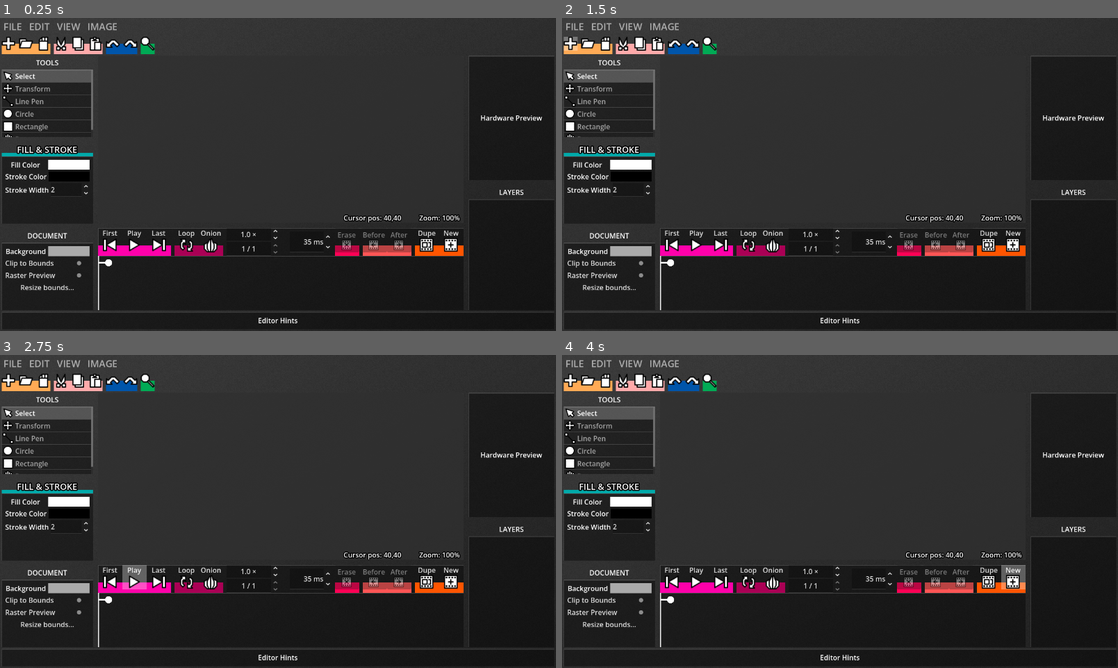
Above: before the commit, frames 1-4 (two rows, left to right).
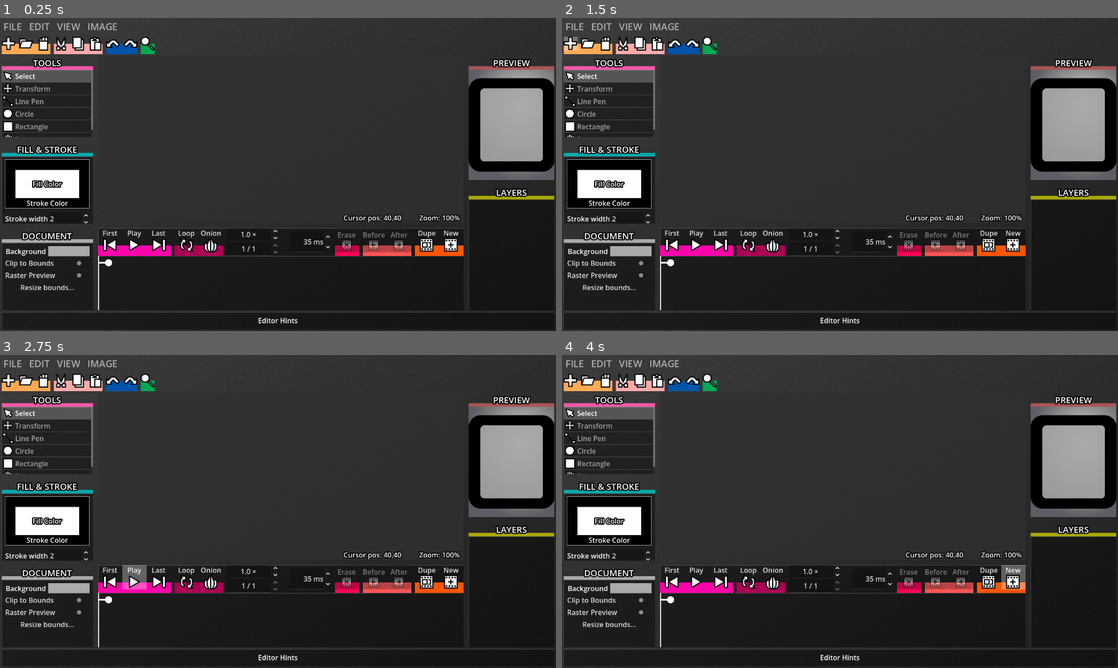
Above: after the commit, the same moments.

Repository: erlog135/Ripple
Game: Godot game, scene res://scenes/Editor.tscn
The game is run twice, just before and just after one commit, with the same random seed, the same clock (stepped at 60 frames per second) and the same inputs.
Inputs (mouse positions are in pixels of both pictures, inside the frame that each line leads up to):
- Up to frame 1 (0.25 s): no input
- Up to frame 2 (1.5 s): click (573, 43) at 0.5 s; click (573, 43) at 1.25 s
- Up to frame 3 (2.75 s): click "Play" at 2 s
- Up to frame 4 (4 s): click "Play" at 2.75 s; click "New" at 3.5 s

The runs differ from the first frame. In frame 1, 8.2% of the frame differs, in the area x 0-100%, y 12-72%; in frame 2, 8.2%; in frame 3, 8.2%; in frame 4, 8.2%.

Commit message:
theme-mageddon

Diff:
--- a/scenes/Editor.tscn
+++ b/scenes/Editor.tscn
@@ -11,6 +11,7 @@
 [ext_resource type="PackedScene" uid="uid://dwex3u1hmrm4m" path="res://scenes/interface/aux_windows/LayerWindow.tscn" id="4_u6trk"]
 [ext_resource type="PackedScene" uid="uid://bsuhmppbhkr2x" path="res://scenes/interface/aux_windows/AnimatorWindow.tscn" id="5_wa12f"]
 [ext_resource type="Script" uid="uid://duv2cdubi3vdb" path="res://scenes/accent_color_rect.gd" id="10_5x8yu"]
+[ext_resource type="PackedScene" uid="uid://gyavlbbasx5h" path="res://scenes/interface/aux_windows/PreviewWindow.tscn" id="11_wumwc"]
 
 [sub_resource type="Gradient" id="Gradient_wfgtv"]
 colors = PackedColorArray(0.12591085, 0.12591085, 0.12591082, 1, 0.25323758, 0.25323758, 0.25323758, 1)
@@ -142,24 +143,15 @@
 clip_contents = true
 layout_mode = 2
 
-[node name="Preview" type="Panel" parent="MarginContainer/VBoxContainer/BusyArea/Panels/RightPanel" unique_id=598848381]
-custom_minimum_size = Vector2(0, 40)
+[node name="PreviewWindow" parent="MarginContainer/VBoxContainer/BusyArea/Panels/RightPanel" unique_id=951970215 instance=ExtResource("11_wumwc")]
+clip_contents = true
+custom_minimum_size = Vector2(0, 32)
 layout_mode = 2
 size_flags_vertical = 3
 
-[node name="Label" type="Label" parent="MarginContainer/VBoxContainer/BusyArea/Panels/RightPanel/Preview" unique_id=1842980290]
-layout_mode = 1
-anchors_preset = 15
-anchor_right = 1.0
-anchor_bottom = 1.0
-grow_horizontal = 2
-grow_vertical = 2
-text = "Hardware Preview"
-horizontal_alignment = 1
-vertical_alignment = 1
-
 [node name="LayerWindow" parent="MarginContainer/VBoxContainer/BusyArea/Panels/RightPanel" unique_id=1039252092 instance=ExtResource("4_u6trk")]
 clip_contents = true
+custom_minimum_size = Vector2(0, 32)
 layout_mode = 2
 size_flags_vertical = 3
 
--- a/scenes/accent_color_rect.gd
+++ b/scenes/accent_color_rect.gd
@@ -1,8 +1,18 @@
 extends ColorRect
 
+var accent: Color
+var time := 0.0
+const COLOR_SHIFT_AMP = 0.3
+const SHIFT_SPEED = 0.5
 
 # Called when the node enters the scene tree for the first time.
 func _ready() -> void:
-	var accent := DisplayServer.get_accent_color()
+	accent = DisplayServer.get_accent_color()
 	accent.a = 0.1
 	color = accent
+
+#func _process(delta: float) -> void:
+	#time += delta*SHIFT_SPEED
+	#color.r = accent.r * COLOR_SHIFT_AMP * sin(time)
+	#color.g = accent.g * COLOR_SHIFT_AMP * sin(time+(2*PI/3))
+	#color.b = accent.b * COLOR_SHIFT_AMP * sin(time+(4*PI/3))
--- a/scenes/interface/aux_windows/DocumentPropertiesWindow.tscn
+++ b/scenes/interface/aux_windows/DocumentPropertiesWindow.tscn
@@ -11,12 +11,23 @@
 grow_vertical = 2
 script = ExtResource("1_6vwm8")
 
+[node name="ColorRect" type="ColorRect" parent="." unique_id=1530138289]
+layout_mode = 1
+anchors_preset = 10
+anchor_right = 1.0
+offset_top = 24.0
+offset_bottom = 32.0
+grow_horizontal = 2
+color = Color(0.6666667, 0.6666667, 0.6666667, 1)
+
 [node name="Title" type="Label" parent="." unique_id=1110082761]
 layout_mode = 1
 anchors_preset = 10
 anchor_right = 1.0
 offset_bottom = 32.0
 grow_horizontal = 2
+theme_override_constants/outline_size = 10
+theme_override_font_sizes/font_size = 20
 text = "DOCUMENT"
 horizontal_alignment = 1
 vertical_alignment = 1
--- a/scenes/interface/aux_windows/FillStrokeWindow.tscn
+++ b/scenes/interface/aux_windows/FillStrokeWindow.tscn
@@ -1,6 +1,7 @@
 [gd_scene format=3 uid="uid://da7bxcr1u5aj"]
 
 [ext_resource type="Script" uid="uid://chbb5epr5t07j" path="res://scenes/interface/aux_windows/fill_stroke_window.gd" id="1_fl6xs"]
+[ext_resource type="Texture2D" uid="uid://cpdl6fnldpm7h" path="res://assets/frames/transparent_underlay.png" id="2_s0f0n"]
 
 [node name="FillStrokeWindow" type="Control" unique_id=766531804]
 layout_mode = 3
@@ -11,7 +12,7 @@
 grow_vertical = 2
 script = ExtResource("1_fl6xs")
 
-[node name="ColorRect" type="ColorRect" parent="." unique_id=1759876326]
+[node name="Flair" type="ColorRect" parent="." unique_id=1759876326]
 layout_mode = 1
 anchors_preset = 10
 anchor_right = 1.0
@@ -43,64 +44,116 @@
 grow_horizontal = 2
 grow_vertical = 2
 
-[node name="MarginContainer" type="MarginContainer" parent="Panel" unique_id=2018676905]
+[node name="StrokeRect" type="ColorRect" parent="Panel" unique_id=729224725]
+layout_mode = 1
+anchors_preset = 10
+anchor_right = 1.0
+offset_left = 8.0
+offset_top = 8.0
+offset_right = -8.0
+offset_bottom = 120.0
+grow_horizontal = 2
+color = Color(0, 0, 0, 1)
+
+[node name="Transparent" type="TextureRect" parent="Panel/StrokeRect" unique_id=908085564]
+z_index = -1
 layout_mode = 1
 anchors_preset = 15
 anchor_right = 1.0
 anchor_bottom = 1.0
 grow_horizontal = 2
 grow_vertical = 2
-theme_override_constants/margin_left = 8
-theme_override_constants/margin_top = 8
-theme_override_constants/margin_right = 8
-theme_override_constants/margin_bottom = 8
+texture = ExtResource("2_s0f0n")
+stretch_mode = 1
 
-[node name="Options" type="VBoxContainer" parent="Panel/MarginContainer" unique_id=319997352]
+[node name="MarginContainer" type="MarginContainer" parent="Panel/StrokeRect" unique_id=1843793629]
+layout_mode = 1
+anchors_preset = 15
+anchor_right = 1.0
+anchor_bottom = 1.0
+grow_horizontal = 2
+grow_vertical = 2
+theme_override_constants/margin_left = 24
+theme_override_constants/margin_top = 24
+theme_override_constants/margin_right = 24
+theme_override_constants/margin_bottom = 24
+
+[node name="Transparent" type="TextureRect" parent="Panel/StrokeRect/MarginContainer" unique_id=1384931358]
+layout_mode = 2
+texture = ExtResource("2_s0f0n")
+stretch_mode = 1
+
+[node name="FillRect" type="ColorRect" parent="Panel/StrokeRect/MarginContainer" unique_id=1487739529]
 layout_mode = 2
 
-[node name="FillColor" type="HBoxContainer" parent="Panel/MarginContainer/Options" unique_id=1408875895]
-layout_mode = 2
-
-[node name="Label" type="Label" parent="Panel/MarginContainer/Options/FillColor" unique_id=1490989401]
-layout_mode = 2
-size_flags_horizontal = 3
+[node name="Label" type="Label" parent="Panel/StrokeRect/MarginContainer/FillRect" unique_id=169541720]
+layout_mode = 1
+anchors_preset = 15
+anchor_right = 1.0
+anchor_bottom = 1.0
+grow_horizontal = 2
+grow_vertical = 2
+theme_override_constants/outline_size = 10
 text = "Fill Color"
 horizontal_alignment = 1
 vertical_alignment = 1
 
-[node name="ColorRect" type="ColorRect" parent="Panel/MarginContainer/Options/FillColor" unique_id=168975516]
-layout_mode = 2
-size_flags_horizontal = 3
-color = Color(0.6666667, 0.6666667, 0.6666667, 1)
+[node name="Border" type="ReferenceRect" parent="Panel/StrokeRect/MarginContainer/FillRect" unique_id=1676428514]
+layout_mode = 1
+anchors_preset = 15
+anchor_right = 1.0
+anchor_bottom = 1.0
+grow_horizontal = 2
+grow_vertical = 2
+mouse_filter = 2
+border_color = Color(1, 1, 1, 0.5019608)
+editor_only = false
 
-[node name="StrokeColor" type="HBoxContainer" parent="Panel/MarginContainer/Options" unique_id=1976280762]
-layout_mode = 2
-
-[node name="Label" type="Label" parent="Panel/MarginContainer/Options/StrokeColor" unique_id=1579337994]
-layout_mode = 2
-size_flags_horizontal = 3
+[node name="Label" type="Label" parent="Panel/StrokeRect" unique_id=224047031]
+layout_mode = 1
+anchors_preset = 12
+anchor_top = 1.0
+anchor_right = 1.0
+anchor_bottom = 1.0
+offset_top = -24.0
+grow_horizontal = 2
+grow_vertical = 0
+theme_override_constants/outline_size = 10
 text = "Stroke Color"
 horizontal_alignment = 1
 vertical_alignment = 1
 
-[node name="ColorRect" type="ColorRect" parent="Panel/MarginContainer/Options/StrokeColor" unique_id=366528599]
+[node name="Border" type="ReferenceRect" parent="Panel/StrokeRect" unique_id=337518285]
+layout_mode = 1
+anchors_preset = 15
+anchor_right = 1.0
+anchor_bottom = 1.0
+grow_horizontal = 2
+grow_vertical = 2
+mouse_filter = 2
+border_color = Color(1, 1, 1, 0.5019608)
+editor_only = false
+
+[node name="HBoxContainer" type="HBoxContainer" parent="Panel" unique_id=1603699432]
+layout_mode = 1
+anchors_preset = 10
+anchor_right = 1.0
+offset_left = 8.0
+offset_top = 128.0
+offset_right = -8.0
+offset_bottom = 160.0
+grow_horizontal = 2
+
+[node name="Label" type="Label" parent="Panel/HBoxContainer" unique_id=1683640458]
 layout_mode = 2
 size_flags_horizontal = 3
-color = Color(0, 0, 0, 1)
+size_flags_vertical = 1
+text = "Stroke width"
+vertical_alignment = 1
 
-[node name="StrokeWidth" type="HBoxContainer" parent="Panel/MarginContainer/Options" unique_id=1421563024]
-layout_mode = 2
-
-[node name="Label" type="Label" parent="Panel/MarginContainer/Options/StrokeWidth" unique_id=636313195]
+[node name="StrokeWidth" type="SpinBox" parent="Panel/HBoxContainer" unique_id=1784694322]
 layout_mode = 2
 size_flags_horizontal = 3
-text = "Stroke Width"
-horizontal_alignment = 1
-vertical_alignment = 1
-
-[node name="SpinBox" type="SpinBox" parent="Panel/MarginContainer/Options/StrokeWidth" unique_id=551570525]
-layout_mode = 2
-size_flags_horizontal = 3
-max_value = 255.0
+max_value = 256.0
+value = 2.0
 rounded = true
-update_on_text_changed = true
--- a/scenes/interface/aux_windows/LayerWindow.tscn
+++ b/scenes/interface/aux_windows/LayerWindow.tscn
@@ -11,6 +11,15 @@
 grow_vertical = 2
 script = ExtResource("1_4xcvi")
 
+[node name="Flair" type="ColorRect" parent="." unique_id=210302234]
+layout_mode = 1
+anchors_preset = 10
+anchor_right = 1.0
+offset_top = 24.0
+offset_bottom = 32.0
+grow_horizontal = 2
+color = Color(0.6666667, 0.6666667, 0, 1)
+
 [node name="Label" type="Label" parent="." unique_id=667607164]
 layout_mode = 1
 anchors_preset = -1
@@ -18,6 +27,8 @@
 offset_bottom = 32.0
 grow_horizontal = 2
 grow_vertical = 2
+theme_override_constants/outline_size = 10
+theme_override_font_sizes/font_size = 20
 text = "LAYERS"
 horizontal_alignment = 1
 vertical_alignment = 1
--- a/scenes/interface/aux_windows/PreviewWindow.tscn
+++ b/scenes/interface/aux_windows/PreviewWindow.tscn
@@ -11,7 +11,38 @@
 grow_horizontal = 2
 grow_vertical = 2
 
-[node name="Control" type="Control" parent="." unique_id=560715027]
+[node name="Flair" type="ColorRect" parent="." unique_id=285665946]
+layout_mode = 1
+anchors_preset = 10
+anchor_right = 1.0
+offset_top = 24.0
+offset_bottom = 32.0
+grow_horizontal = 2
+color = Color(0.6666667, 0.33333334, 0.33333334, 1)
+
+[node name="Label" type="Label" parent="." unique_id=1709753030]
+layout_mode = 1
+anchors_preset = 10
+anchor_right = 1.0
+offset_bottom = 32.0
+grow_horizontal = 2
+theme_override_constants/outline_size = 10
+theme_override_font_sizes/font_size = 20
+text = "PREVIEW"
+horizontal_alignment = 1
+vertical_alignment = 1
+
+[node name="Panel" type="Panel" parent="." unique_id=1375299891]
+clip_contents = true
+layout_mode = 1
+anchors_preset = 15
+anchor_right = 1.0
+anchor_bottom = 1.0
+offset_top = 32.0
+grow_horizontal = 2
+grow_vertical = 2
+
+[node name="Control" type="Control" parent="Panel" unique_id=560715027]
 layout_mode = 1
 anchors_preset = 8
 anchor_left = 0.5
@@ -21,10 +52,10 @@
 grow_horizontal = 2
 grow_vertical = 2
 
-[node name="Frame" type="Sprite2D" parent="Control" unique_id=778879181]
+[node name="Frame" type="Sprite2D" parent="Panel/Control" unique_id=778879181]
 texture = ExtResource("1_imicb")
 
-[node name="BackgroundColor" type="ColorRect" parent="Control" unique_id=853127404]
+[node name="BackgroundColor" type="ColorRect" parent="Panel/Control" unique_id=853127404]
 custom_minimum_size = Vector2(144, 168)
 layout_mode = 0
 offset_left = -72.0
@@ -33,5 +64,5 @@
 offset_bottom = 84.0
 color = Color(0.6666667, 0.6666667, 0.6666667, 1)
 
-[node name="Overlay" type="Sprite2D" parent="Control" unique_id=1481239577]
+[node name="Overlay" type="Sprite2D" parent="Panel/Control" unique_id=1481239577]
 texture = ExtResource("2_rco4g")
--- a/scenes/interface/aux_windows/ToolsWindow.tscn
+++ b/scenes/interface/aux_windows/ToolsWindow.tscn
@@ -11,6 +11,15 @@
 grow_vertical = 2
 script = ExtResource("1_cd067")
 
+[node name="Flair" type="ColorRect" parent="." unique_id=1153383618]
+layout_mode = 1
+anchors_preset = 10
+anchor_right = 1.0
+offset_top = 24.0
+offset_bottom = 32.0
+grow_horizontal = 2
+color = Color(1, 0.33333334, 0.6666667, 1)
+
 [node name="Label" type="Label" parent="." unique_id=45431820]
 layout_mode = 1
 anchors_preset = -1
@@ -18,6 +27,8 @@
 offset_bottom = 32.0
 grow_horizontal = 2
 grow_vertical = 2
+theme_override_constants/outline_size = 10
+theme_override_font_sizes/font_size = 20
 text = "TOOLS"
 horizontal_alignment = 1
 vertical_alignment = 1
--- a/scenes/interface/aux_windows/fill_stroke_window.gd
+++ b/scenes/interface/aux_windows/fill_stroke_window.gd
@@ -1,9 +1,9 @@
 extends Control
 
 const COLOR_POPUP_SCENE := "res://scenes/interface/popups/ColorPopup.tscn"
-@onready var fill_rect: ColorRect = $Panel/MarginContainer/Options/FillColor/ColorRect
-@onready var stroke_rect: ColorRect = $Panel/MarginContainer/Options/StrokeColor/ColorRect
-@onready var stroke_width_spin: SpinBox = $Panel/MarginContainer/Options/StrokeWidth/SpinBox
+@onready var fill_rect: ColorRect = $Panel/StrokeRect/MarginContainer/FillRect
+@onready var stroke_rect: ColorRect = $Panel/StrokeRect
+@onready var stroke_width_spin: SpinBox = $Panel/HBoxContainer/StrokeWidth
 
 var _syncing := false
 
Binary file added: assets/frames/transparent_underlay.png
Not shown, added: assets/frames/transparent_underlay.png.import
